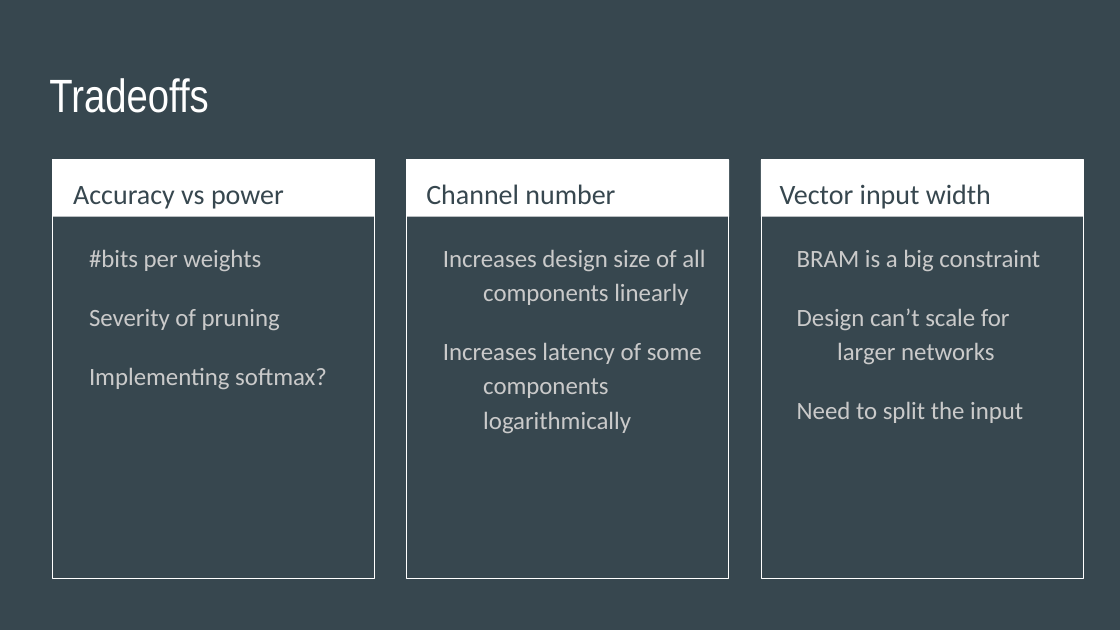
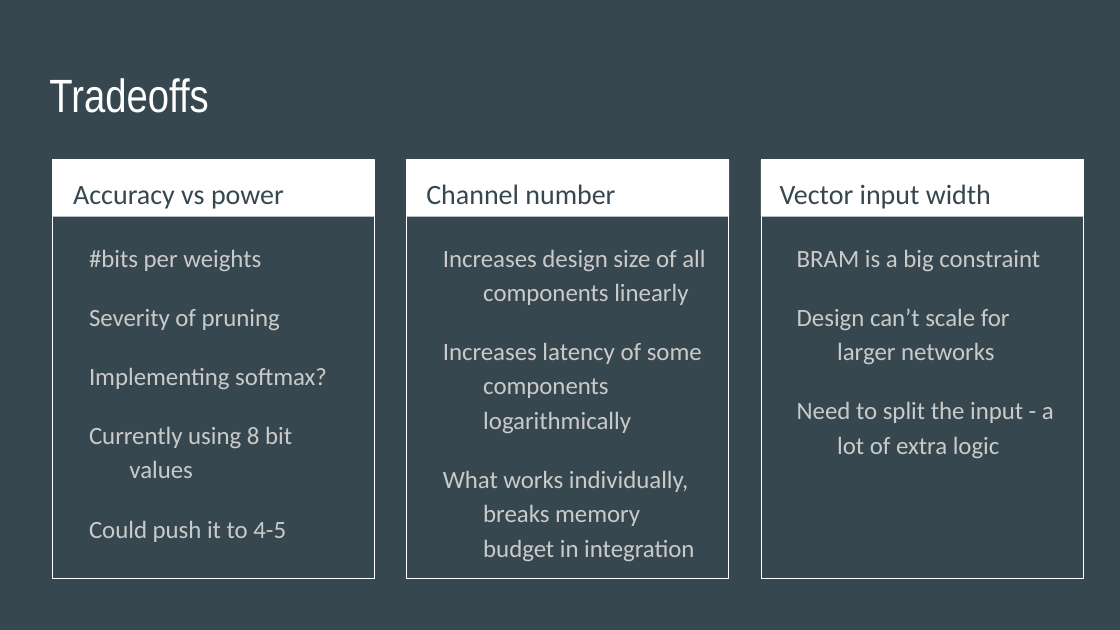
Before and after one commit to MihailoIsakov/0xDEADBEEF_-Fa16_-EC551-_-Project, a slide deck: slide 19 of pres.pptx. Drawn at 1120x630 pixels with LibreOffice and Linux fonts; fonts in the diff are those of the drawing. Boxes give left, top, right and bottom in pixels: in the first picture for what was removed or moved away, otherwise in the second. Text is boxed around its words. In the diff, an @@ line names an element or a change of style, - is before the commit and + after.

```diff
--- a/pres.pptx
+++ b/pres.pptx
@@ text at <box>797,402,1054,458</box>: text changed @@
-Need to split the input
+Need to split the input - a lot of extra logic
@@ text at <box>89,427,292,542</box>: paragraphs added @@
+Currently using 8 bit values
+Could push it to 4-5
@@ text at <box>443,471,694,561</box>: paragraph added @@
+What works individually, breaks memory budget in integration
```
Also in this commit, not shown: 2 other slides changed, 2 slides added.
